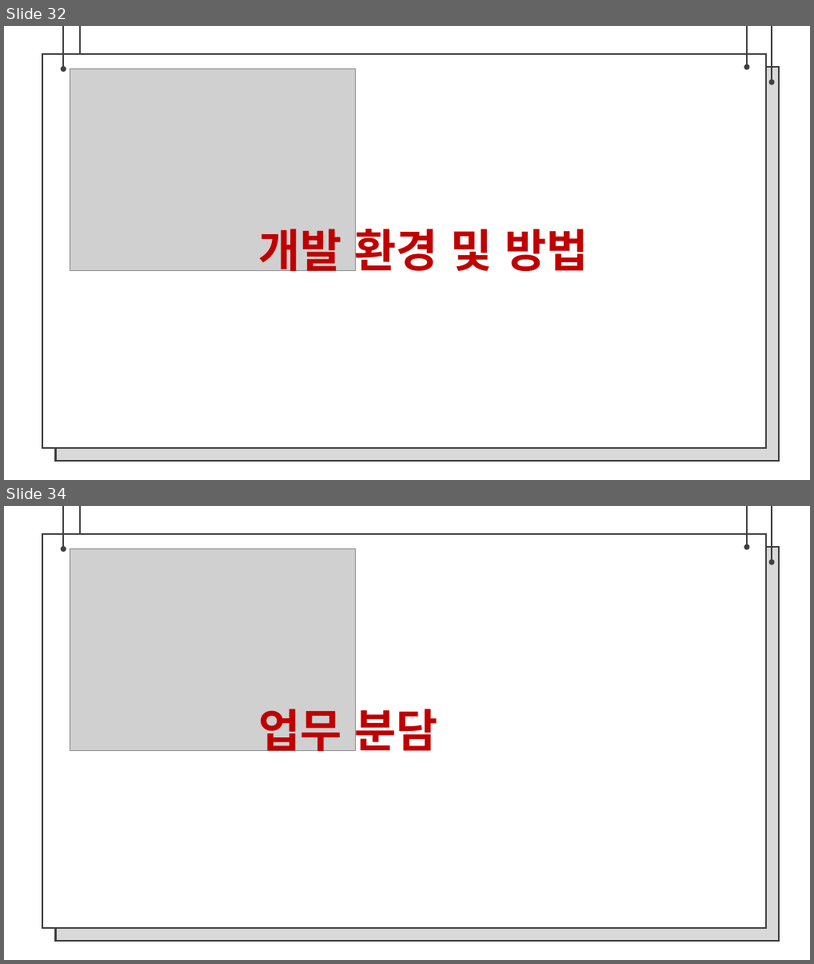
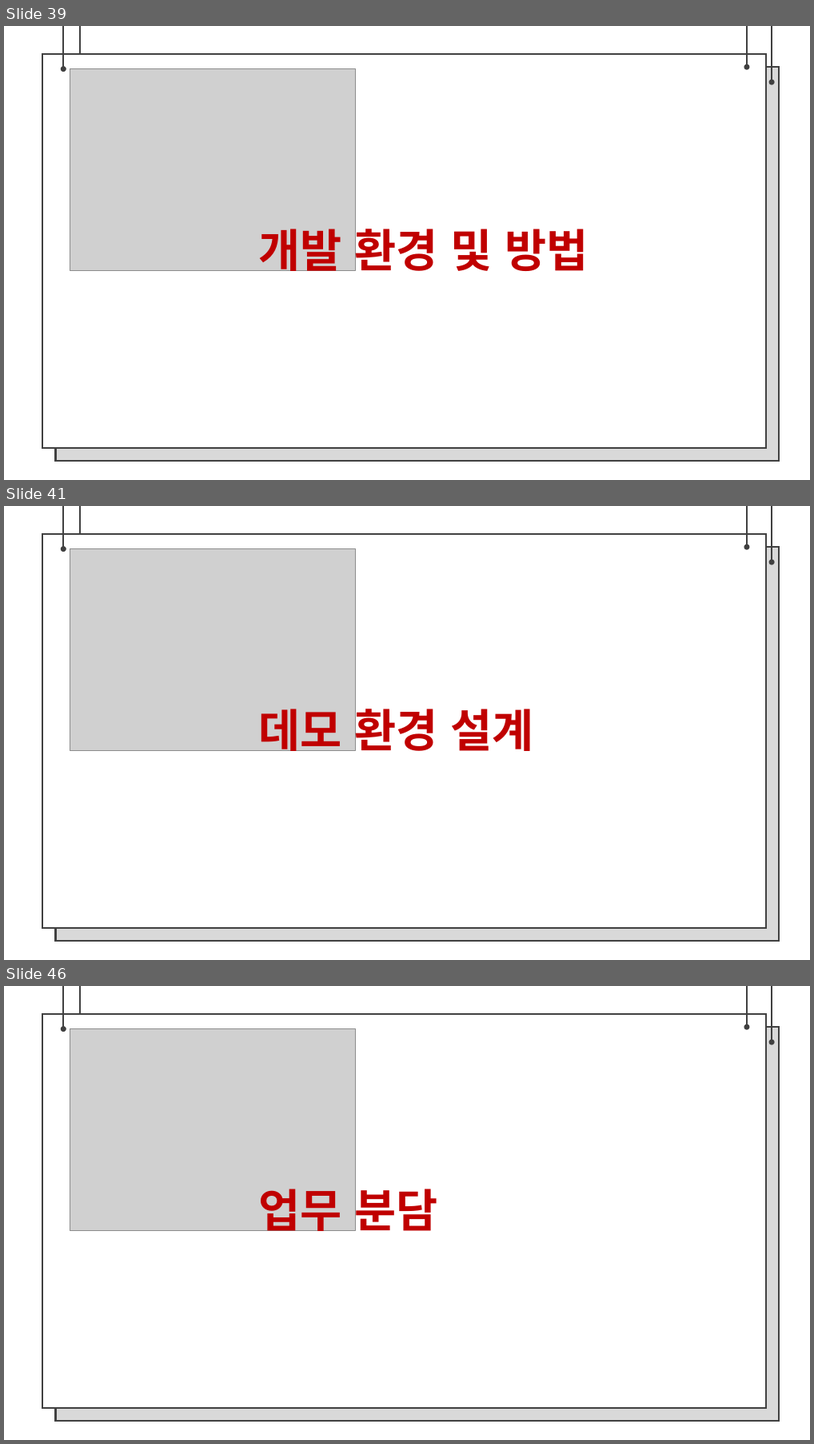
Before and after one commit to bajahoe/gitchana, a slide deck: 제안서 팀장 조동윤, 팀원 임종운.pptx. Shown one above the other, each under a label of ours: slides 32 and 34 before the commit, slides 39, 41 and 46 after it; the slides between them are not shown. The pictures are 814x964 and 814x1444 pixels, drawn with LibreOffice and Linux fonts; fonts in the diff are those of the drawing; grey boxes stand for pictures. Boxes give left, top, right and bottom in pixels: in the first picture for what was removed or moved away, otherwise in the second. Text is boxed around its words. In the diff, an @@ line names an element or a change of style, - is before the commit and + after.

```diff
--- a/제안서 팀장 조동윤, 팀원 임종운.pptx
+++ b/제안서 팀장 조동윤, 팀원 임종운.pptx
@@ slide 41 added at <box>4,506,810,960</box>, background #FFFFFF @@
@@ arrow added from (63, 506) to (63, 549), #404040 2.25 pt @@
@@ arrow added from (80, 506) to (80, 561), #404040 2.25 pt @@
@@ arrow added from (747, 506) to (747, 547), #404040 2.25 pt @@
@@ arrow added from (772, 506) to (772, 562), #404040 2.25 pt @@
@@ rectangle added at <box>42,534,766,928</box>, fill #FFFFFF, outline #404040 2 pt @@
@@ rectangle added at <box>55,547,779,941</box>, fill #D9D9D9, outline #404040 2 pt @@
@@ picture added at <box>70,549,355,751</box> @@
@@ text added at <box>258,701,534,759</box>, 54 pt, text #C00000, bold @@
+데모 환경 설계
@@ what was slide 32 is now slide 39 @@
@@ what was slide 34 is now slide 46 @@
```
Also in this commit, not shown: 6 slides changed, 11 other slides added, 2 other files.
